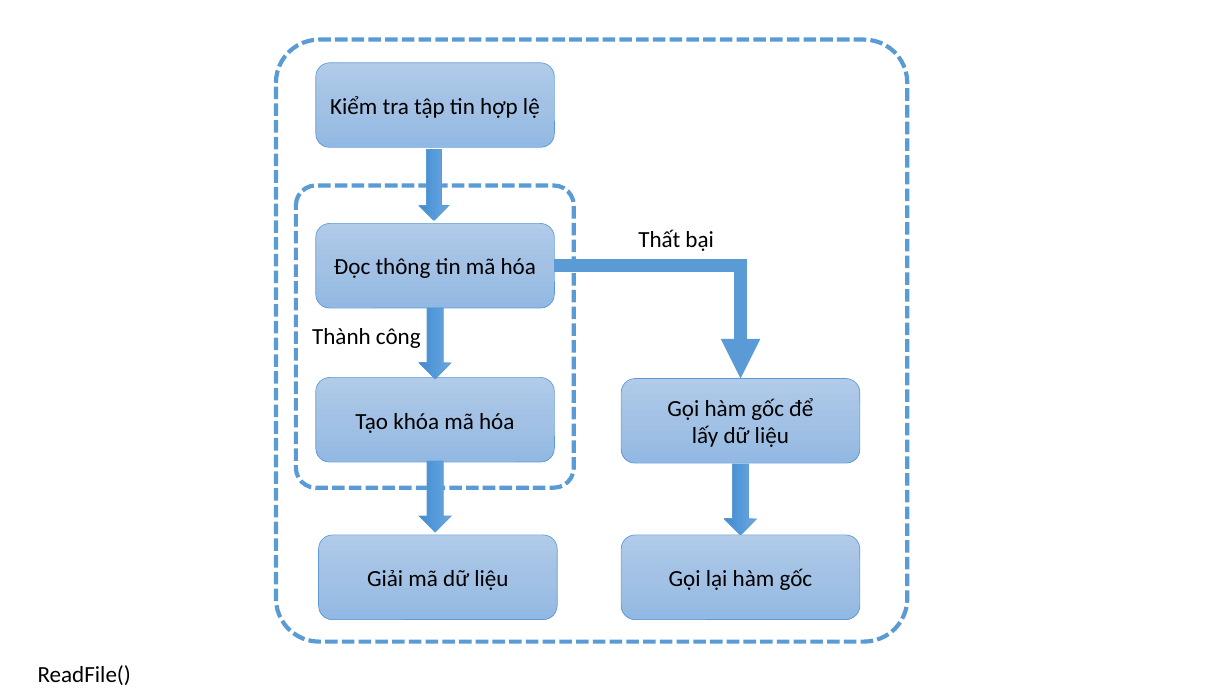
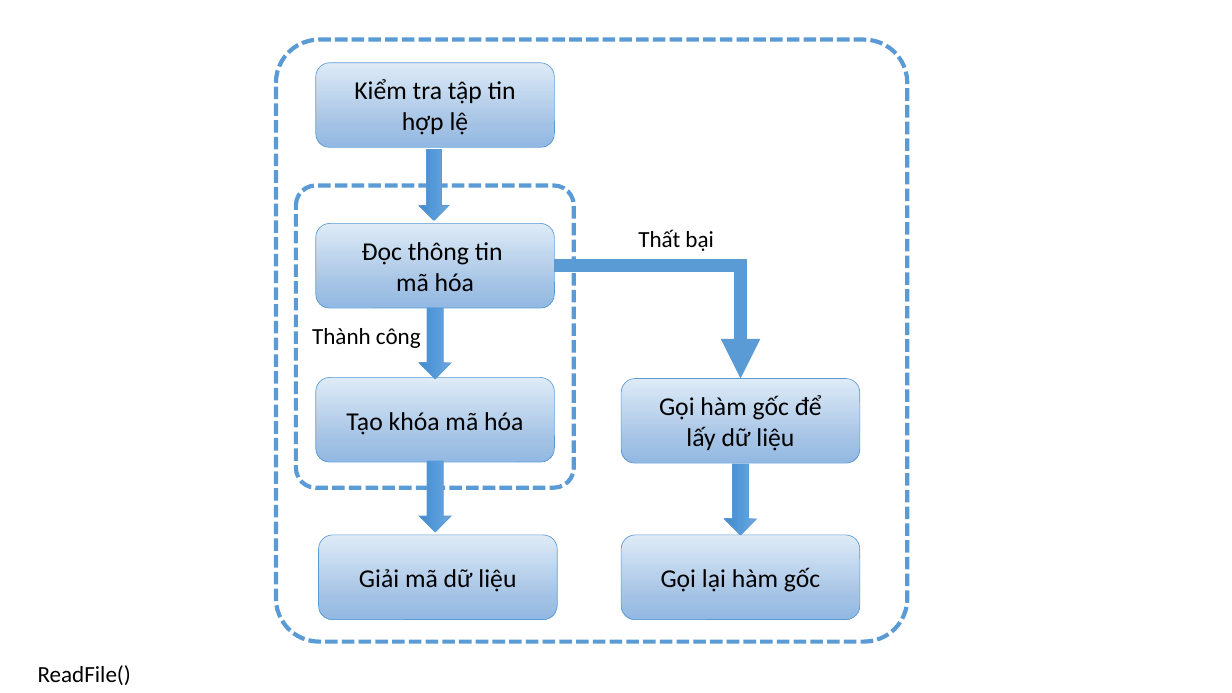
Before and after one commit to dotrungduchd/LUANVAN, a slide deck: slide 19 of Document/SODO.pptx. Drawn at 1232x693 pixels with LibreOffice and Linux fonts; fonts in the diff are those of the drawing. Boxes give left, top, right and bottom in pixels: in the first picture for what was removed or moved away, otherwise in the second. Text is boxed around its words. In the diff, an @@ line names an element or a change of style, - is before the commit and + after.

```diff
--- a/Document/SODO.pptx
+++ b/Document/SODO.pptx
@@ rounded rectangle "Kiểm tra tập tin" at <box>316,63,555,148</box>: fill gradient #B1CBE9 to #A3C1E5 to #93B9E4 to gradient #DEEBF7 to #A3C1E5 to #93B9E4 @@
@@ text in rounded rectangle at <box>354,79,516,135</box>: text changed; size 18 to 20 pt @@
-Kiểm tra tập tin hợp lệ
+Kiểm tra tập tin
+hợp lệ
@@ rounded rectangle "Đọc thông tin" at <box>316,224,555,309</box>: fill gradient #B1CBE9 to #A3C1E5 to #93B9E4 to gradient #DEEBF7 to #A3C1E5 to #93B9E4 @@
@@ text in rounded rectangle at <box>362,242,503,291</box>: text changed; size 18 to 20 pt @@
-Đọc thông tin mã hóa
+Đọc thông tin
+mã hóa
@@ size 18 to 20 pt; fill gradient #B1CBE9 to #A3C1E5 to #93B9E4 to gradient #DEEBF7 to #A3C1E5 to #93B9E4 in 4 elements at <box>621,379,860,464</box>, <box>316,377,555,462</box>, <box>319,535,557,620</box>, <box>621,535,860,620</box> @@
```
Also in this commit, not shown: 10 other slides changed, 1 slide added, 1 other file.
